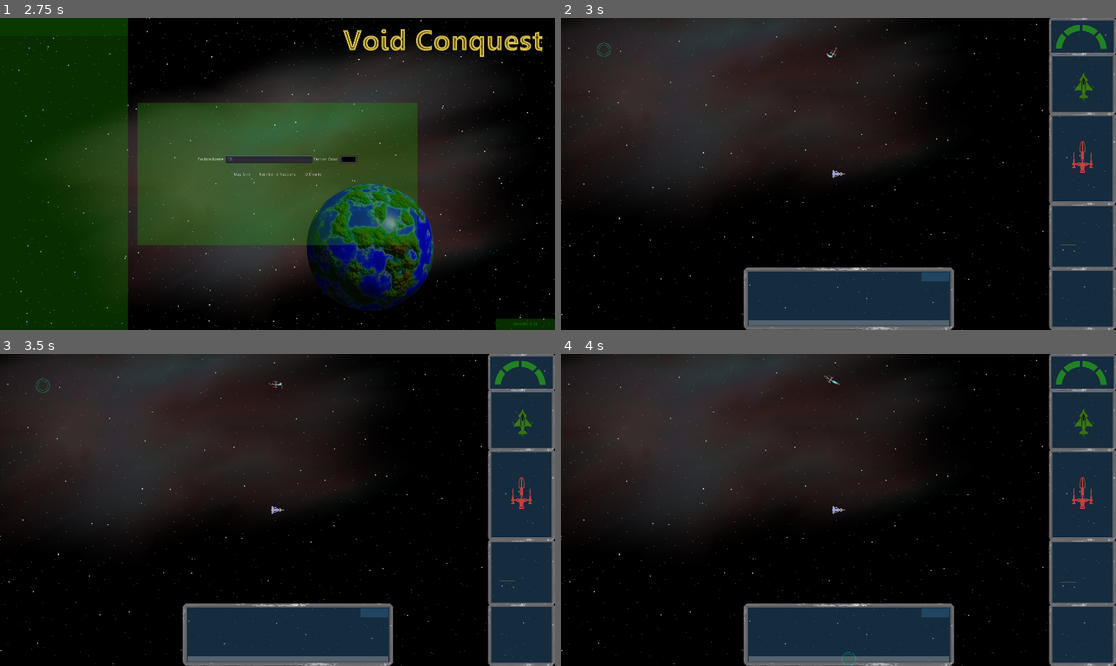
Above: before the commit, frames 1-4 (two rows, left to right).
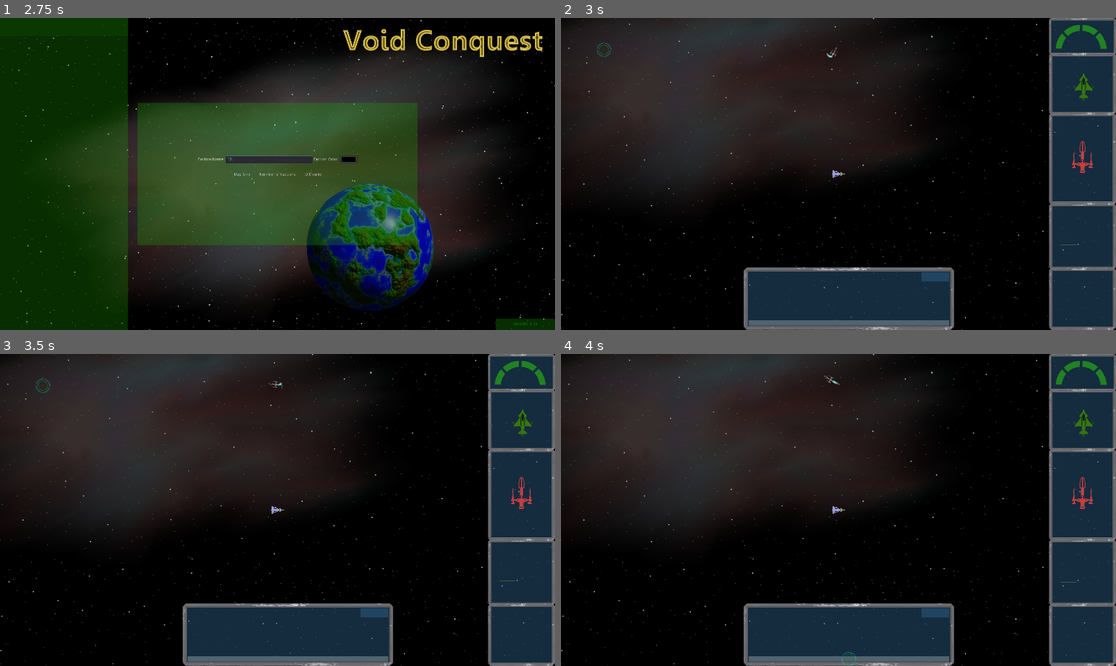
Above: after the commit, the same moments.

Repository: 029614/RedVoid
Game: Godot game, scene res://Start/StartScreen.tscn
Two runs of this game, one before a commit and one after it. Both use one fixed random seed, a clock stepped at 60 frames per second and the inputs below.
Inputs (mouse positions are in pixels of both pictures, inside the frame that each line leads up to):
- Up to frame 1 (2.75 s): click "New Game" at 0.5 s; click (266, 158) at 1.27 s; type "12" at 1.35 s; click "New Game" at 2 s
- Up to frame 2 (3 s): click "Start" at 2.75 s
- Up to frame 3 (3.5 s): no input
- Up to frame 4 (4 s): click (849, 659) at 3.52 s; type "12" at 3.6 s

Frame 1 is identical in both runs. In frame 2, 0.3% of the frame differs, in the area x 0-100%, y 0-100%; in frame 3, 0.3%; in frame 4, 0.3%.

Commit message:
Random update
Literally an update to do with generating random shit. The update itself was totally specific.

Diff:
--- /dev/null
+++ b/Assets/Planets/Asteroids/Asteroid1.tscn
@@ -0,0 +1,6 @@
+[gd_scene load_steps=2 format=2]
+
+[ext_resource path="res://Assets/Planets/Asteroids/Asteroid1.png" type="Texture" id=1]
+
+[node name="Asteroid1" type="Sprite"]
+texture = ExtResource( 1 )
--- a/GiantRect.tscn
+++ b/GiantRect.tscn
@@ -4,6 +4,6 @@
 
 [node name="Node2D" type="Sprite"]
 modulate = Color( 1, 1, 1, 0.435294 )
-scale = Vector2( 15, 15 )
+scale = Vector2( 60, 60 )
 texture = ExtResource( 1 )
 centered = false
--- a/Main.gd
+++ b/Main.gd
@@ -1,6 +1,5 @@
 extends Node2D
 var new_position = Vector2()
-onready var player = $Factions/Faction/Actor
 var planet = preload("res://Wells/Planet.tscn")
 var rect = preload("res://GiantRect.tscn")
 var sun = preload("res://Wells/Sun.tscn")
@@ -8,7 +7,11 @@
 var planet_count = 16
 var gridY = sqrt(planet_count)
 var gridX = sqrt(planet_count)
-var gUnit = 15000
+var gUnit = 60000
+var map_seed = "abcdefghijklmnopABCDEFGHIJKLMNOPqrstuvwxyzQRSTUVWXYZ"
+var get_random = false
+var randX = randi()%9001
+var randY = randi()%9001
 
 
 
@@ -38,12 +41,12 @@
     if Input.is_action_just_pressed("Quit"):
         get_tree().quit()
 
-func command(command):
+func command(command, player):
     if command == "/restart":
         get_tree().reload_current_scene()
         return
     if command == "/refuel":
-        player.fuel = player.fuel_cap
+        player.ship.fuel = player.ship.fuel_cap
     if command == "/killAll":
         ships = get_tree().get_nodes_in_group("ship")
         destroyAll(ships)
@@ -54,6 +57,7 @@
         ship.queue_free()
 
 func createMap():
+    get_random = true
     print("gridX: ",gridX, " gridY: ",gridY )
     var start_point = Vector2(gUnit,gUnit)
     var end_point = Vector2(gridX*gUnit,gridY*gUnit)
@@ -71,12 +75,21 @@
             var new_rect = rect.instance()
             $Navigation2D/Bodies.add_child(new_planet)
             $Navigation2D/Bodies.add_child(new_rect)
-            new_rect.global_position = grid_point - Vector2(15000,15000)
+            new_rect.global_position = grid_point - Vector2(gUnit,gUnit)
             new_planet.global_position = grid_point - Vector2(gUnit/2,gUnit/2)
-            new_planet.global_position = (new_planet.global_position - Vector2(4000,4000)) + Vector2(randi()%8001,randi()%8001)
+            getRandom(y)
+            new_planet.global_position = (new_planet.global_position - Vector2(20000,20000)) + Vector2(randX,randY)
             new_planet.grid = new_rect
             #while new_planet.global_position.distance_to(new_sun.global_position) < 2000 and new_planet.global_position.distance_to(grid_point-(Vector2(gUnit/2,gUnit/2))) > 5000:
             #    new_planet.global_position = grid_point - Vector2(randi()%15001,randi()%15001)
             print("calculating position: ", x, ",", y, " grid point: ", grid_point)
             x += 1
         y += 1
+
+func getRandom(cycle):
+    var x = 0
+    while x < 2*cycle:
+        randomize()
+        randX = randi()%40000
+        randY = randi()%40000
+        x += .314
--- a/NewMain.tscn
+++ b/NewMain.tscn
@@ -1,7 +1,8 @@
-[gd_scene load_steps=8 format=2]
+[gd_scene load_steps=9 format=2]
 
 [ext_resource path="res://Assets/Ship/Blender/Interceptor/Interceptor.tscn" type="PackedScene" id=1]
 [ext_resource path="res://Main.gd" type="Script" id=2]
+[ext_resource path="res://Assets/Planets/Asteroids/Asteroid1.tscn" type="PackedScene" id=3]
 [ext_resource path="res://Assets/Music/bensound-slowmotion.ogg" type="AudioStream" id=4]
 [ext_resource path="res://Faction/Faction.tscn" type="PackedScene" id=5]
 [ext_resource path="res://Assets/Ship/Fighter.tscn" type="PackedScene" id=6]
@@ -42,4 +43,7 @@
 [node name="Enemy" parent="Factions/Faction2" instance=ExtResource( 6 )]
 position = Vector2( 8358.37, 5451.25 )
 
+[node name="Asteroid1" parent="." instance=ExtResource( 3 )]
+position = Vector2( 4693.48, 2797.44 )
+
 [editable path="Factions/Faction1"]
--- a/Player/Player.tscn
+++ b/Player/Player.tscn
@@ -68,7 +68,7 @@
 
 [node name="ParallaxLayer" type="ParallaxLayer" parent="Foreground"]
 modulate = Color( 0.768627, 0.878431, 0.933333, 1 )
-motion_scale = Vector2( 0.2, 0.2 )
+motion_scale = Vector2( 0.3, 0.3 )
 motion_mirroring = Vector2( 1920, 1080 )
 
 [node name="Sprite" type="Sprite" parent="Foreground/ParallaxLayer"]
@@ -92,7 +92,7 @@
 scroll_ignore_camera_zoom = true
 
 [node name="ParallaxLayer" type="ParallaxLayer" parent="Particles"]
-motion_scale = Vector2( 0.25, 0.25 )
+motion_scale = Vector2( 0.4, 0.4 )
 motion_mirroring = Vector2( 1920, 1080 )
 
 [node name="Particles" type="Sprite" parent="Particles/ParallaxLayer"]
--- a/UI/HUD.gd
+++ b/UI/HUD.gd
@@ -148,7 +148,7 @@
 
 func _on_LineInput_text_entered(new_text: String) -> void:
     if new_text.begins_with("/"):
-        Global.world.command(new_text)
+        Global.world.command(new_text, player)
         $ConsoleBottom/ReadOut/LineInput.clear()
         $ConsoleBottom/ReadOut/LineInput.set_focus_mode(0)
         $ConsoleBottom/ReadOut/LineInput.set_focus_mode(1)
Binary file added: Assets/Planets/Asteroids/Asteroid1.png
Not shown, added: Assets/Planets/Asteroids/Asteroid1.png.import
